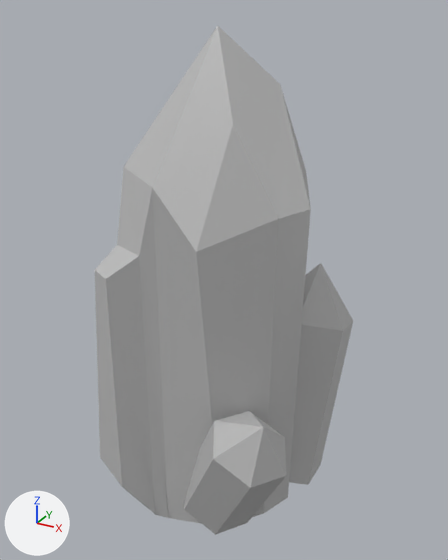
Two versions of the FBX model Gnomepunk/Assets/Models/crystal cluster_02.fbx, one commit apart.
Rendered twice from a 50 mm camera at (4.738, -6.029, 0.538) aimed at (4.416, -5.444, 0.246). The axes (+X, +Y, +Z) are drawn at lower left. The lights are the same throughout. Where no turn or scale is listed for an object, it has been applied to the vertices.
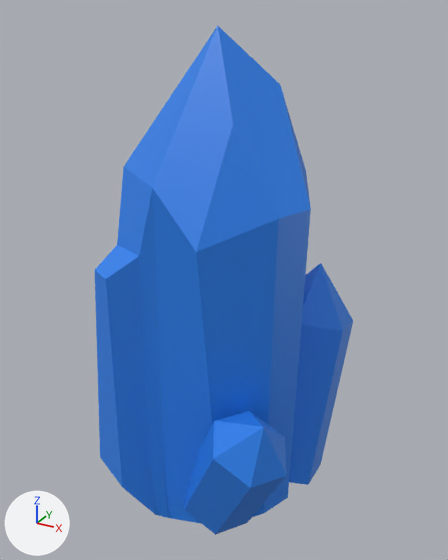
Location of each change, [x1, y1, x2, y2] in pixels of the pictures (448 x 560 px):
'pCylinder15', surface changed (grey to blue)
    both: [95, 26, 353, 535]

The change, as a list of edits to the scene's bpy script:
```text
Add img_texture_png:
    img_texture_png = load_image('Texture.png', '../Textures/Texture.png', 512, 512, 'sRGB')
Change mat_lambert1:
    remove mat_lambert1.base_color = (0.5, 0.5, 0.5)  # grey #bcbcbc
    add mat_lambert1.texture = img_texture_png
Change me_mesh:
    where me_mesh.from_pydata(...)  # 64 vertices, 74 faces; spans x -0.104..0.153, y -0.166..0.154, z -0.022..0.544
    used by ob_pcylinder15; location = (4.401, -5.436, -0.022)
    me_mesh part 1: texture (UV) coordinates of 74 of 74 faces, centred in x -0.087..0.14, y -0.154..0.129, z -0.015..0.46, changed; they spanned u 0.34..0.66, v 0.02..0.98 and now span u 0.15..0.18, v 0.2..0.23
```
